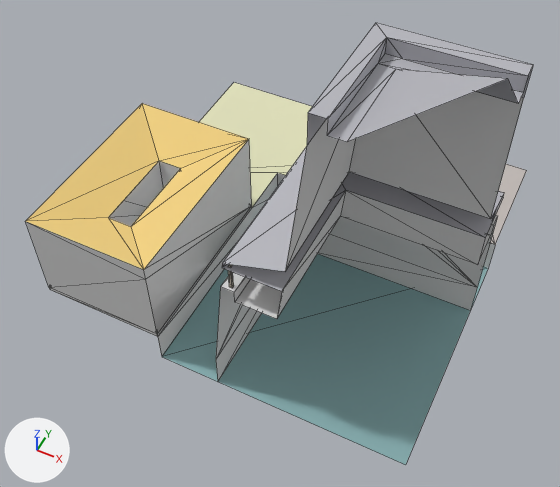
The OBJ model assets/stl_export/wrc2.obj: old version first, new version second.
Before and after are seen from a 50 mm lens placed at (18.2, -40.9, 47.6), pointed at (1.7, -7.9, 6.3). The axes (+X, +Y, +Z) are drawn at lower left. The lights are the same throughout. The first picture is the older version. Mesh edges are drawn as thin lines. Where no turn or scale is listed for an object, it has been applied to the vertices. Vertices at exactly the same position are counted once.

Before the edit, the objects in view are built like this:
```python
mat_castleroof = principled_material('castleRoof')
mat_castleroof.base_color = (0.471, 0.471, 0.51)  # grey #b7b7bd
mat_castleroof.roughness = 1.0
mat_material = principled_material('Material')
mat_material.base_color = (0.878, 0.639, 0.224)  # yellow #f1d182
mat_material.roughness = 1.0
me_wrc2 = bpy.data.meshes.new('wrc2')
me_wrc2.from_pydata(...)  # 174 vertices, 272 faces; spans x -15.0..15.0, y -15.0..15.0, z -3.0..29.6
# faces by material slot: [34, 109, 108, 3, 2, 2, 9, 5]
me_wrc2.materials.append(mat_castleroof)  # grey #b7b7bd
me_wrc2.materials.append(mat_default)  # light grey #dadada
me_wrc2.materials.append(mat_straw)  # light grey #c7bead
me_wrc2.materials.append(mat_road)  # light grey #c2bab6
me_wrc2.materials.append(mat_water)  # greyish cyan #88afb1
me_wrc2.materials.append(mat_cortyard)  # pale yellow #f1e6d3
me_wrc2.materials.append(mat_material)  # yellow #f1d182
me_wrc2.materials.append(mat_w)  # beige #e2e2bc
# before: 75 (-11.0, -11.0, 0.0), 81 (-11.0, -4.0, 0.0), 82 (-11.0, -11.0, 6.0) at pixel (108, 217), 83 (-11.0, -9.0, 6.0) at pixel (123, 200), 84 (-11.0, -4.0, 6.0) at pixel (159, 160)
ob_wrc2 = bpy.data.objects.new('wrc2', me_wrc2)
ob_wrc2.location = (0.0, 0.0, 0.0)
```
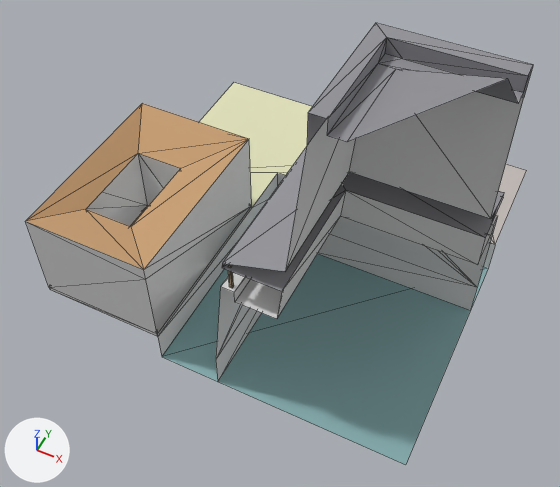
The change in detail:
Material 'castleRoof' (mat_castleroof) changes colour from grey #b7b7bd to grey #949499; in linear values from (0.471, 0.471, 0.51) to (0.294, 0.294, 0.318).
Material 'Material' (mat_material) changes colour from yellow #f1d182 to brown #c89f74; in linear values from (0.878, 0.639, 0.224) to (0.577, 0.349, 0.176).
me_wrc2 has 174 vertices, 272 faces and spans x -15.0..15.0, y -15.0..15.0, z -3.0..29.6.
me_wrc2 is used by ob_wrc2; location (0.0, 0.0, 0.0).
Part 1, on me_wrc2:
Vertices 75, 81 to 84 of me_wrc2 move by (-2.0, 0.0, 0.0).

What differs and where, as boxes [x1, y1, x2, y2] in the pictures (560 x 487 px; the box of a moved part takes in the faces that stretch with it):
'wrc2', recoloured, reshaped: [25, 23, 533, 465] in both
part 1 of me_wrc2, moved or reshaped: [26, 103, 248, 269] in both
